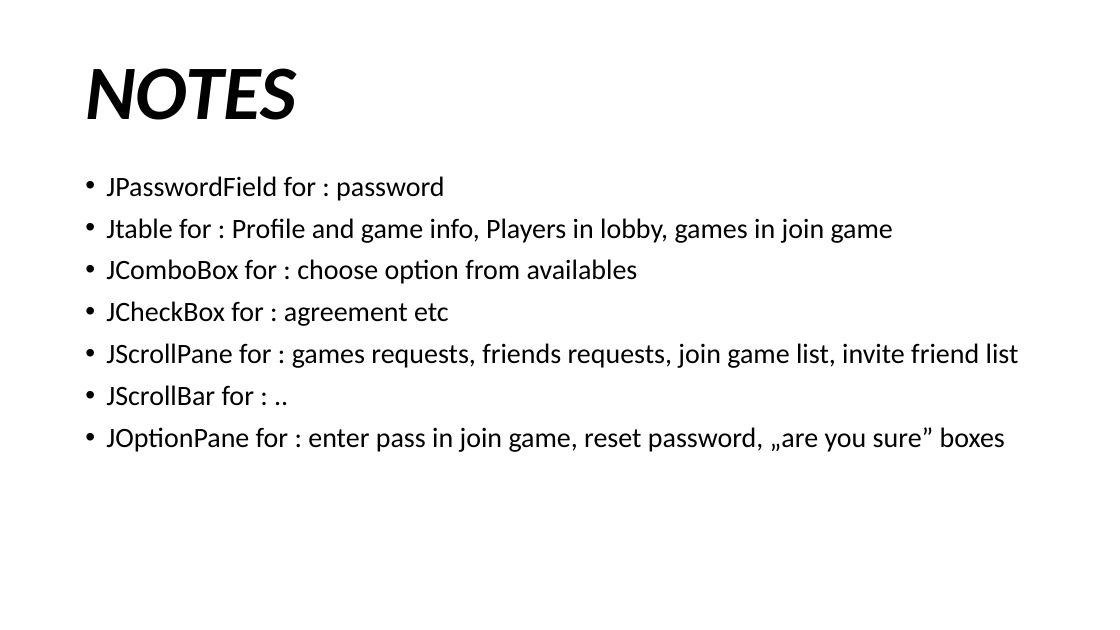
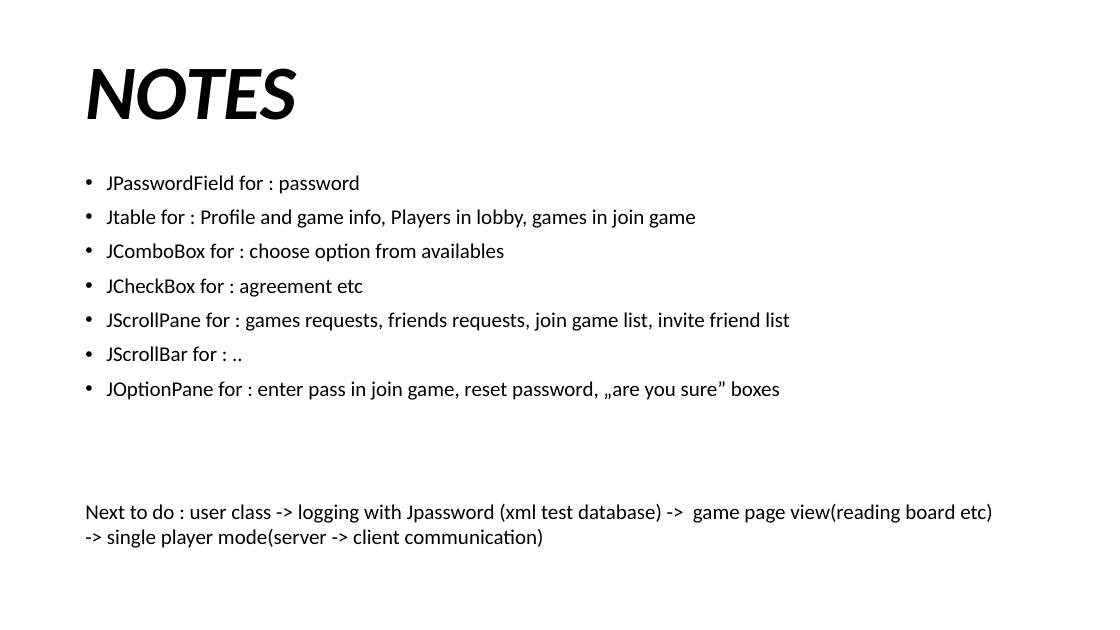
Before and after one commit to szymiar/Ganz-shon-clever, a slide deck: slide 2 of GanzShonClever_plan.pptx. Drawn at 1120x630 pixels with LibreOffice and Linux fonts; fonts in the diff are those of the drawing. Boxes give left, top, right and bottom in pixels: in the first picture for what was removed or moved away, otherwise in the second. Text is boxed around its words. In the diff, an @@ line names an element or a change of style, - is before the commit and + after.

Commit message:
Most of basic gui elements implemented, Game Lobby owner view added, reading board to implement

```diff
--- a/GanzShonClever_plan.pptx
+++ b/GanzShonClever_plan.pptx
@@ text "JPasswordField for : password" at bbox=[106, 175, 790, 400]: size 24 to 18 pt @@
@@ text added at bbox=[85, 504, 992, 548], 18 pt, text #000000 @@
+Next to do : user class -> logging with Jpassword (xml test database) -> game page view(reading board etc) -> single player mode(server -> client communication)
```
Also in this commit, not shown: 1 other slide changed, 6 other files.
